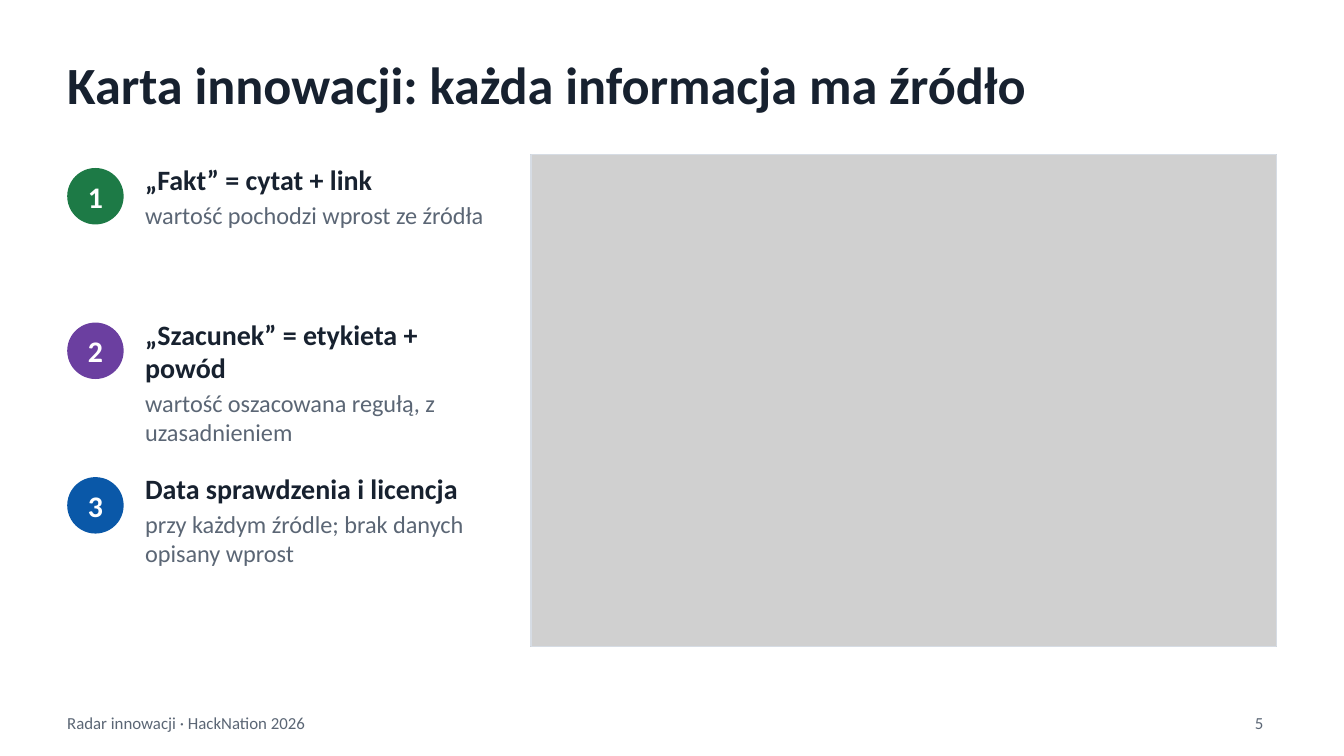
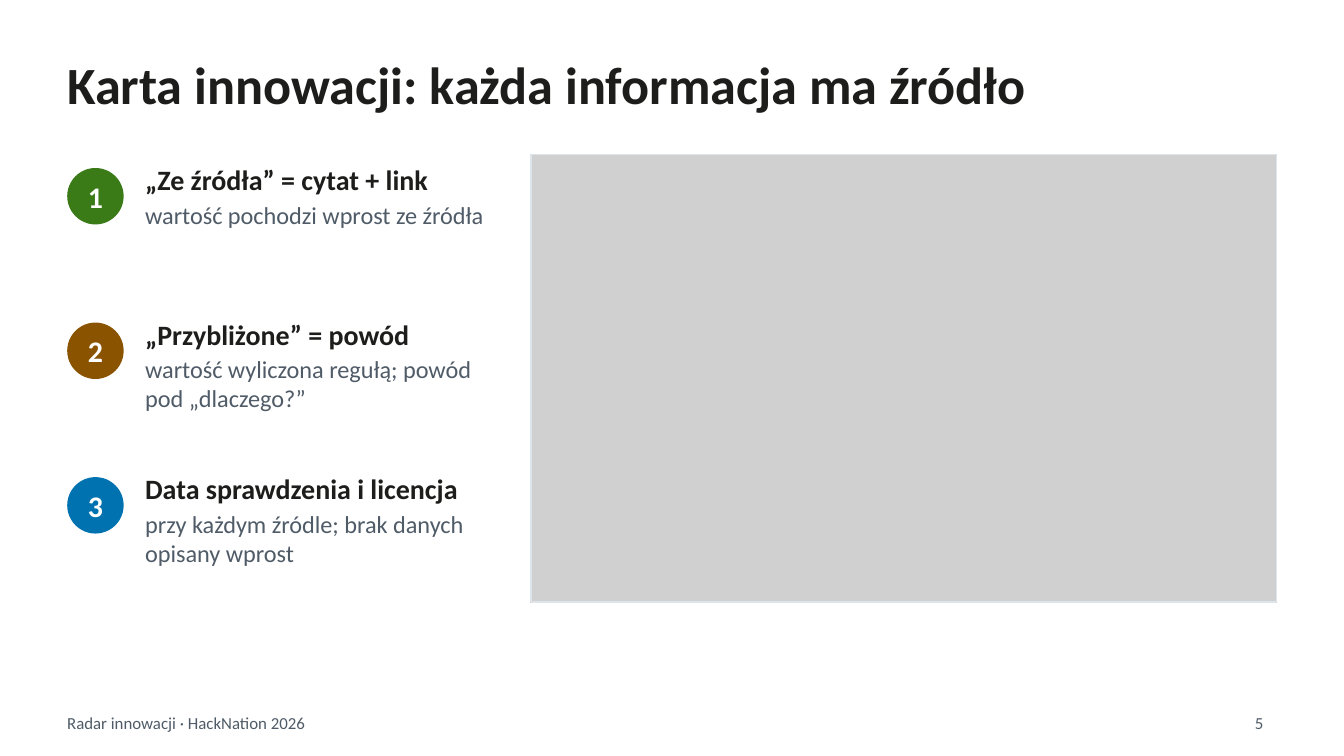
Before and after one commit to FilipLangiewicz/InnovationHub, a slide deck: slide 5 of docs/presentation/Radar_innowacji.pptx. Drawn at 1344x756 pixels with LibreOffice and Linux fonts; fonts in the diff are those of the drawing; grey boxes stand for pictures. Boxes give left, top, right and bottom in pixels: in the first picture for what was removed or moved away, otherwise in the second. Text is boxed around its words. In the diff, an @@ line names an element or a change of style, - is before the commit and + after.

Commit message:
Make the presentation again with the current interface and data
Closes #17

```diff
--- a/docs/presentation/Radar_innowacji.pptx
+++ b/docs/presentation/Radar_innowacji.pptx
@@ title "Karta innowacji: każda informacja ma ..." at box(67, 67, 1026, 113): text colour #17212F to #1D1D1B @@
@@ ellipse at box(67, 168, 124, 224): fill #1D7A46 to #3A7A17 @@
@@ text at box(145, 169, 428, 195): text changed; text colour #17212F to #1D1D1B @@
-„Fakt” = cytat + link
+„Ze źródła” = cytat + link
@@ picture: place and size @@
-picture at box(531, 155, 1277, 646)
+picture at box(531, 155, 1277, 602)
@@ rectangle: place and size @@
-rectangle at box(531, 155, 1277, 646)
+rectangle at box(531, 155, 1277, 602)
@@ rectangle at box(531, 155, 1277, 602): outline #D6DCE4 0.75 pt to #DDE4EA 0.75 pt @@
@@ ellipse at box(67, 323, 124, 379): fill #6B3FA0 to #8A5300 @@
@@ text at box(145, 324, 471, 411): text changed; text colour #5B6675 to #4F5B67 @@
-„Szacunek” = etykieta + powód
-wartość oszacowana regułą, z uzasadnieniem
+„Przybliżone” = powód
+wartość wyliczona regułą; powód pod „dlaczego?”
@@ ellipse at box(67, 477, 124, 534): fill #0A58A8 to #0072B0 @@
@@ text "Data sprawdzenia i licencja" at box(145, 479, 463, 566): text colour #17212F to #1D1D1B in "Data sprawdzenia i licencja"; text colour #5B6675 to #4F5B67 in "przy każdym źródle; brak danych opisany wprost" @@
```
Also in this commit, not shown: 6 other slides changed, 3 slides added, 3 slides removed, 7 other files.
